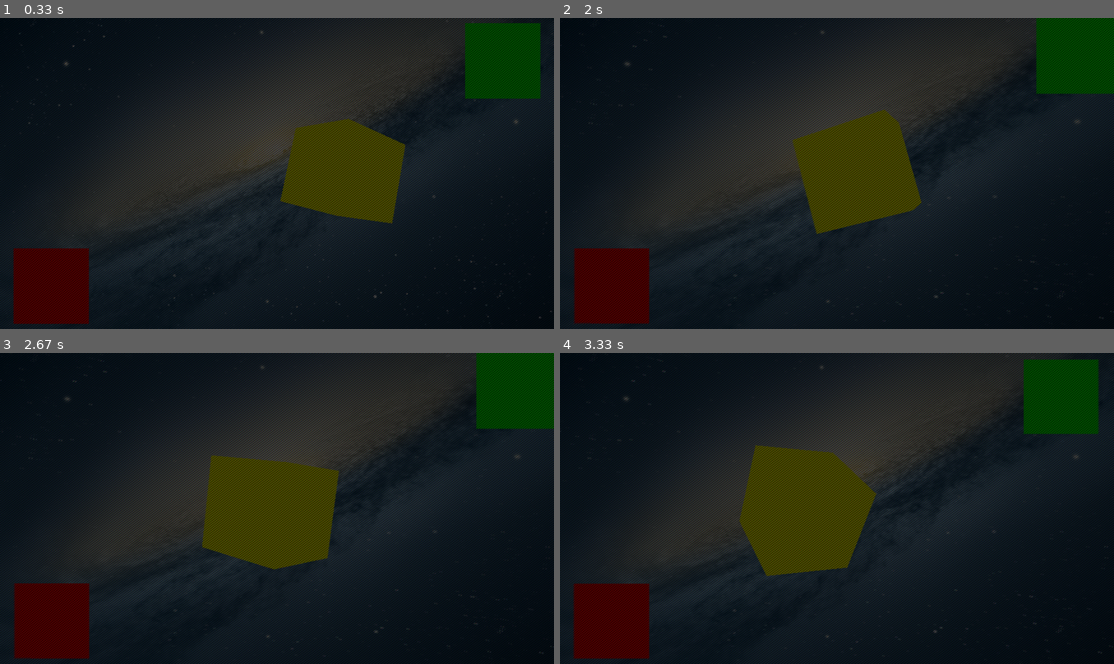
Above: before the commit, frames 1-4 (two rows, left to right).
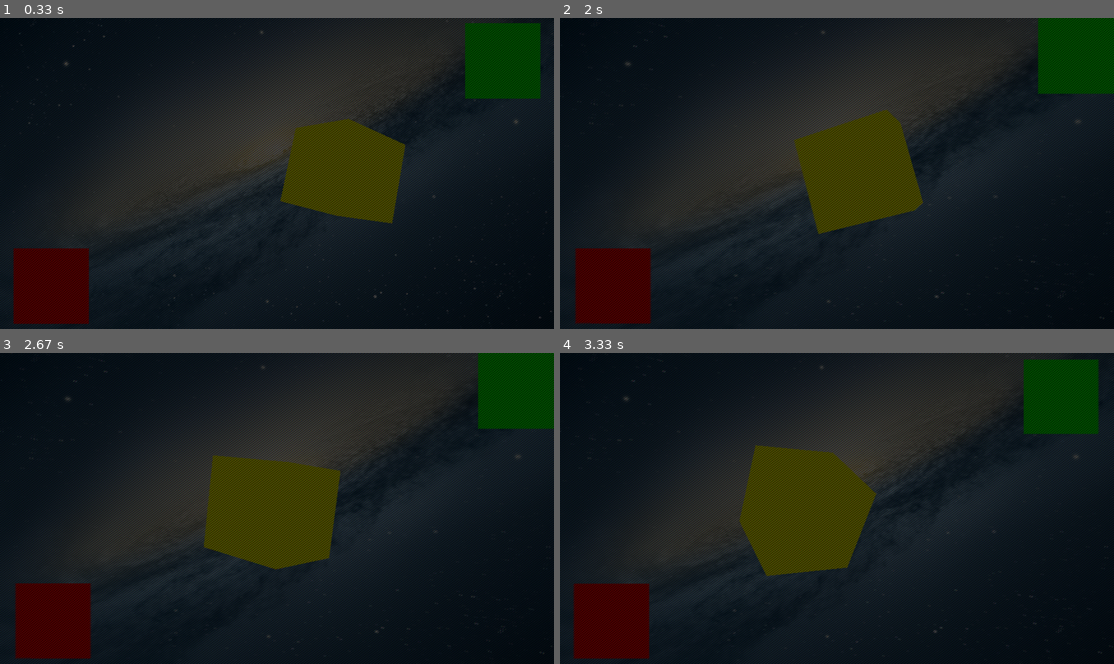
Above: after the commit, the same moments.

Repository: BarthPaleologue/Stereogame
Game: pygame game, started from demo_scene.py
Same seed, same stepped clock (60 frames per second), same inputs: the game is played once before the commit and once after it.
Inputs (mouse positions are in pixels of both pictures, inside the frame that each line leads up to):
- Up to frame 1 (0.33 s): no input
- Up to frame 2 (2 s): hold G 0.33-0.8 s; hold Right 0.33-0.8 s; move the mouse to (814, 189) at 0.37 s; hold Up 1.33-1.8 s; move the mouse to (704, 176) at 1.37 s; tap D at 1.83 s
- Up to frame 3 (2.67 s): no input
- Up to frame 4 (3.33 s): hold Left 2.67-3.2 s; move the mouse to (903, 536) at 2.7 s; hold F from 3.23 s (still down); hold Down from 3.23 s (still down); move the mouse to (848, 402) at 3.27 s

Frame 1 is identical in both runs. In frame 2, 0.5% of the frame differs, in the area x 2-100%, y 0-99%; in frame 3, 0.5%; in frame 4, nothing differs.

Commit message:
Création classes Player

Diff:
--- a/demo_scene.py
+++ b/demo_scene.py
@@ -141,30 +141,26 @@
 		if keys[pygame.K_s]:
 			circleRadius -= 0.05
 			print("Eye distance : ", eye_distance)
-			view_matrices = [lookat(Vector3(-eye_distance / 2, 0, 5), eyeTarget), lookat(Vector3(eye_distance / 2, 0, 5), eyeTarget)]
 		if keys[pygame.K_UP]:
 			eye_distance += 0.001
 			print("Eye distance : ", eye_distance)
-			view_matrices = [lookat(Vector3(-eye_distance / 2, 0, 5), eyeTarget), lookat(Vector3(eye_distance / 2, 0, 5), eyeTarget)]
 		if keys[pygame.K_DOWN] :
 			eye_distance -= 0.001
-			view_matrices = [lookat(Vector3(-eye_distance / 2, 0, 5), eyeTarget), lookat(Vector3(eye_distance / 2, 0, 5), eyeTarget)]
 		if keys[pygame.K_RIGHT] :
 			z_position_rect += 0.01
 			rect2.setPosition(6, 3, z_position_rect)
 			print("z_position_rect : ", z_position_rect)
-			view_matrices = [lookat(Vector3(-eye_distance / 2, 0, 5), eyeTarget), lookat(Vector3(eye_distance / 2, 0, 5), eyeTarget)]
 		if keys[pygame.K_LEFT] :
 			z_position_rect -= 0.01
 			rect2.setPosition(6, 3, z_position_rect)
 			print("z_position_rect : ", z_position_rect)
-			view_matrices = [lookat(Vector3(-eye_distance / 2, 0, 5), eyeTarget), lookat(Vector3(eye_distance / 2, 0, 5), eyeTarget)]
 		if keys[pygame.K_g] :
-			view_matrices = [lookat(Vector3(-eye_distance, 0, 5), eyeTarget), lookat(Vector3(0, 0, 5), eyeTarget)]
+			eyeTarget = Vector3(eye_distance / 2, 0, 0)
 		if keys[pygame.K_d] :
-			view_matrices = [lookat(Vector3(0, 0, 5), eyeTarget), lookat(Vector3(eye_distance, 0, 5), eyeTarget)]
+			eyeTarget = Vector3(-eye_distance / 2, 0, 0)
 		if keys[pygame.K_f] :
-			view_matrices = [lookat(Vector3(-eye_distance / 2, 0, 5), eyeTarget), lookat(Vector3(eye_distance / 2, 0, 5), eyeTarget)]
+			eyeTarget = Vector3(0, 0, 0)
+		view_matrices = [lookat(Vector3(-eye_distance / 2, 0, 5), eyeTarget), lookat(Vector3(eye_distance / 2, 0, 5), eyeTarget)]
 
 
 		events = pygame.event.get()
--- /dev/null
+++ b/game/Oeil.py
@@ -0,0 +1,7 @@
+class Oeil :
+
+    def __init__()
+    framebuffer,
+    view matrix
+    position espace (vetc3)
+    eye target (vect3)
--- /dev/null
+++ b/game/Player.py
@@ -0,0 +1,9 @@
+class Player :
+
+    def __init__(self, position, angleVision, batte, oeilGauche, oeilDroit, gamepad) :
+        self.position = position
+        self.angleVision = angleVision
+        self.batte = batte
+        self.oeilGauche = oeilGauche
+        self.oeilDroit = oeilDroit
+        self.gamepad = gamepad
